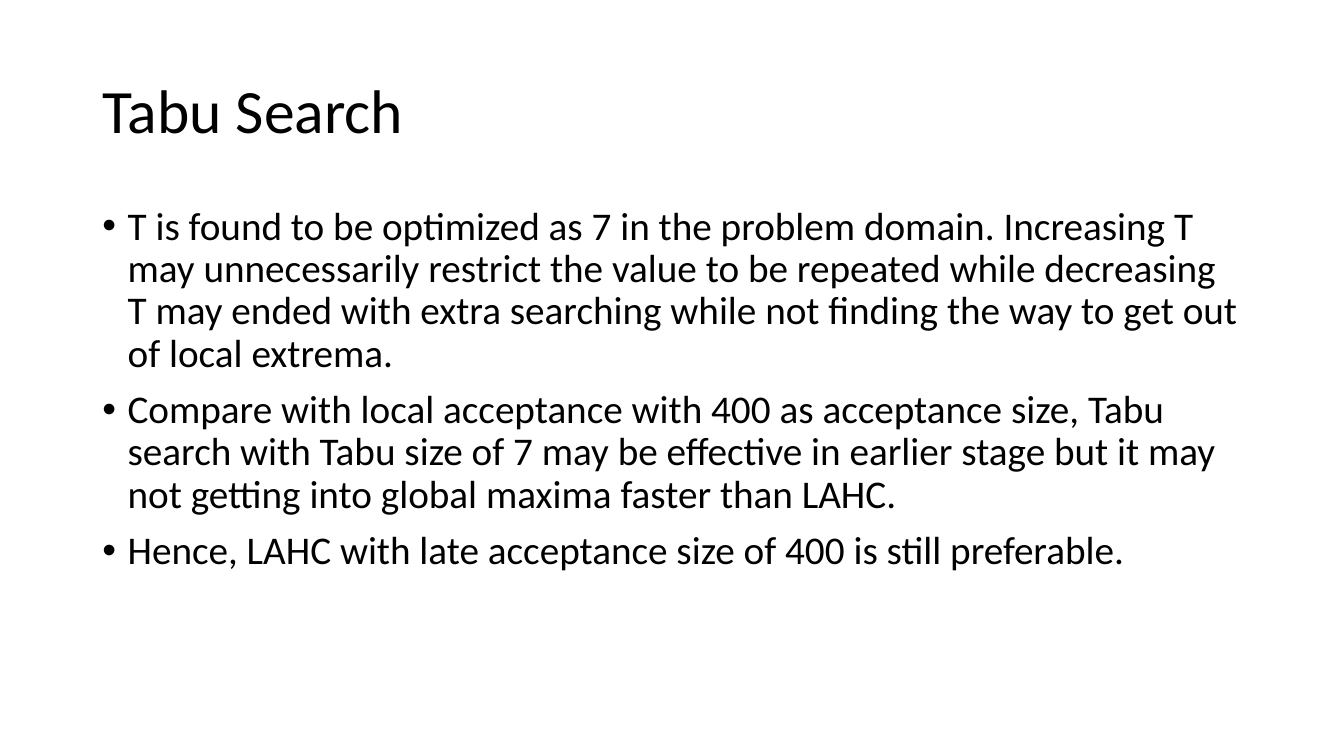
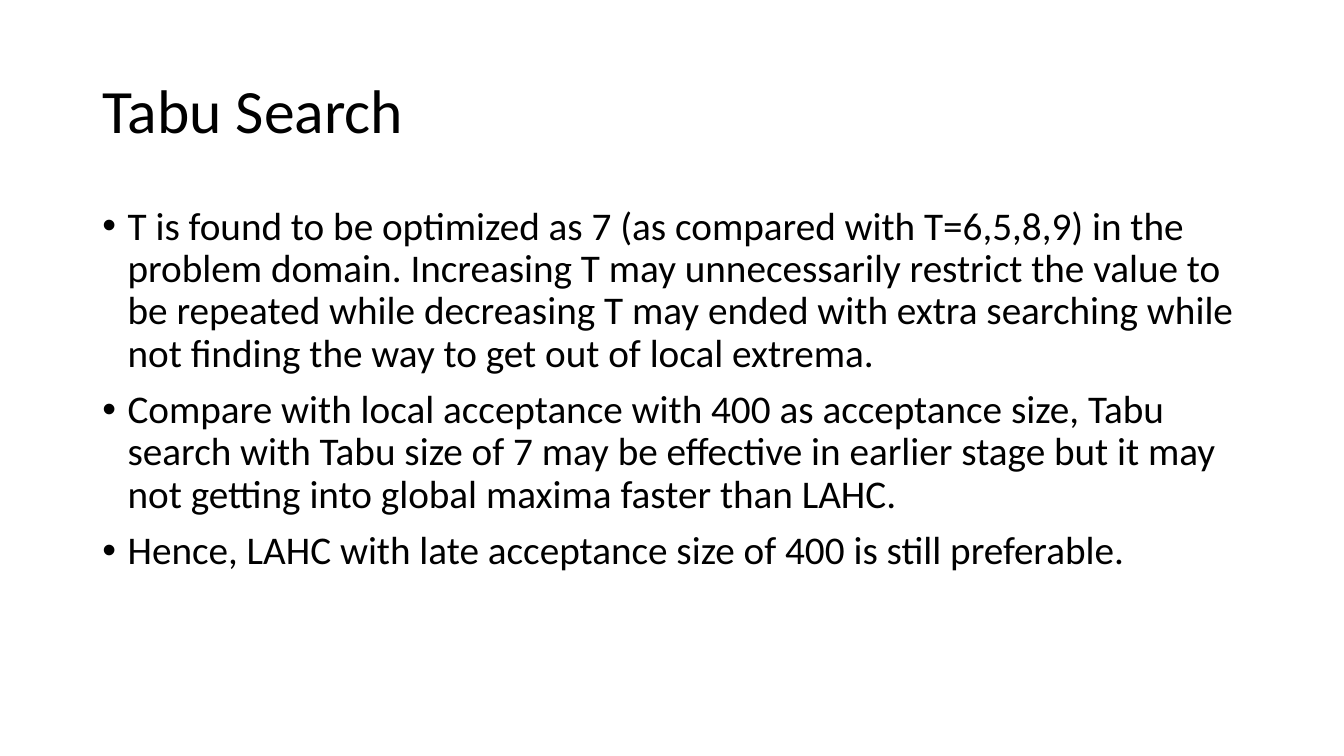
Before and after one commit to optimusium/phqSchedule, a slide deck: slide 16 of Comparison in between Searching Method.pptx (slide 9 before the commit). Drawn at 1344x756 pixels with LibreOffice and Linux fonts; fonts in the diff are those of the drawing. Boxes give left, top, right and bottom in pixels: in the first picture for what was removed or moved away, otherwise in the second. Text is boxed around its words. In the diff, an @@ line names an element or a change of style, - is before the commit and + after.

Commit message:
update

```diff
--- a/Comparison in between Searching Method.pptx
+++ b/Comparison in between Searching Method.pptx
@@ text at (128,211,1233,374): text changed @@
-• T is found to be optimized as 7 in the problem domain. Increasing T may unnecessarily restrict the value to be repeated while decreasing T may ended with extra searching while not finding the way to get out of local extrema.
+• T is found to be optimized as 7 (as compared with T=6,5,8,9) in the problem domain. Increasing T may unnecessarily restrict the value to be repeated while decreasing T may ended with extra searching while not finding the way to get out of local extrema.
```
Also in this commit, not shown: 1 other slide changed, 12 slides added, 5 slides removed.
